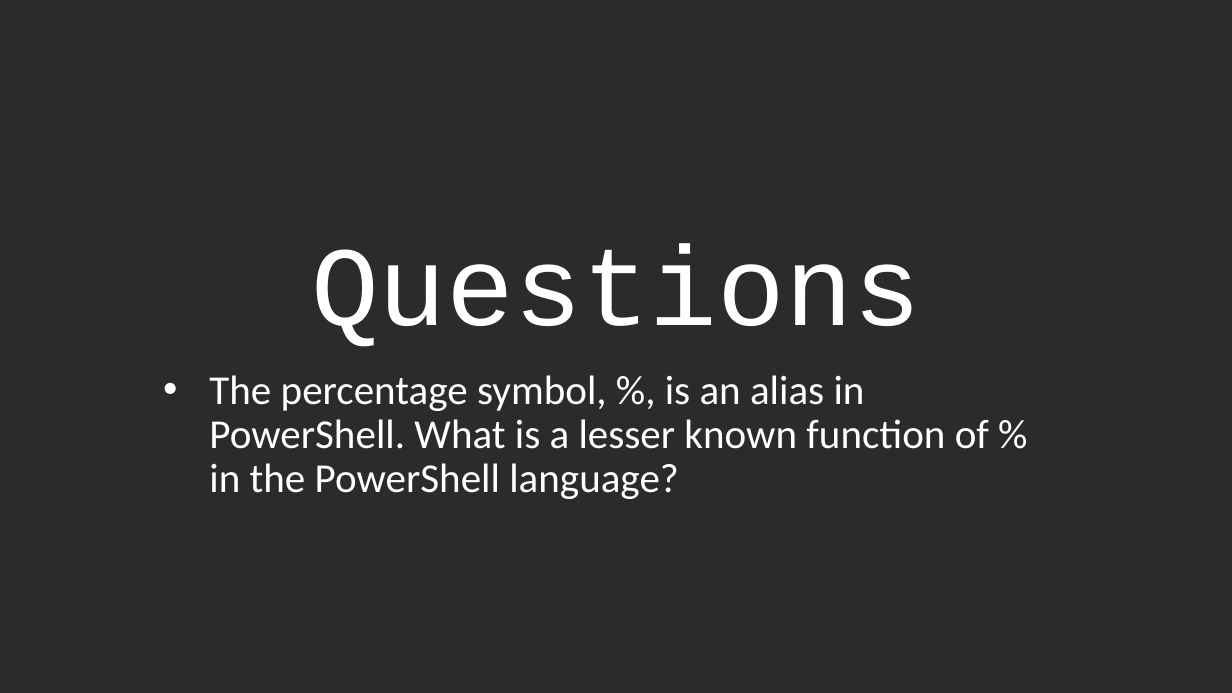
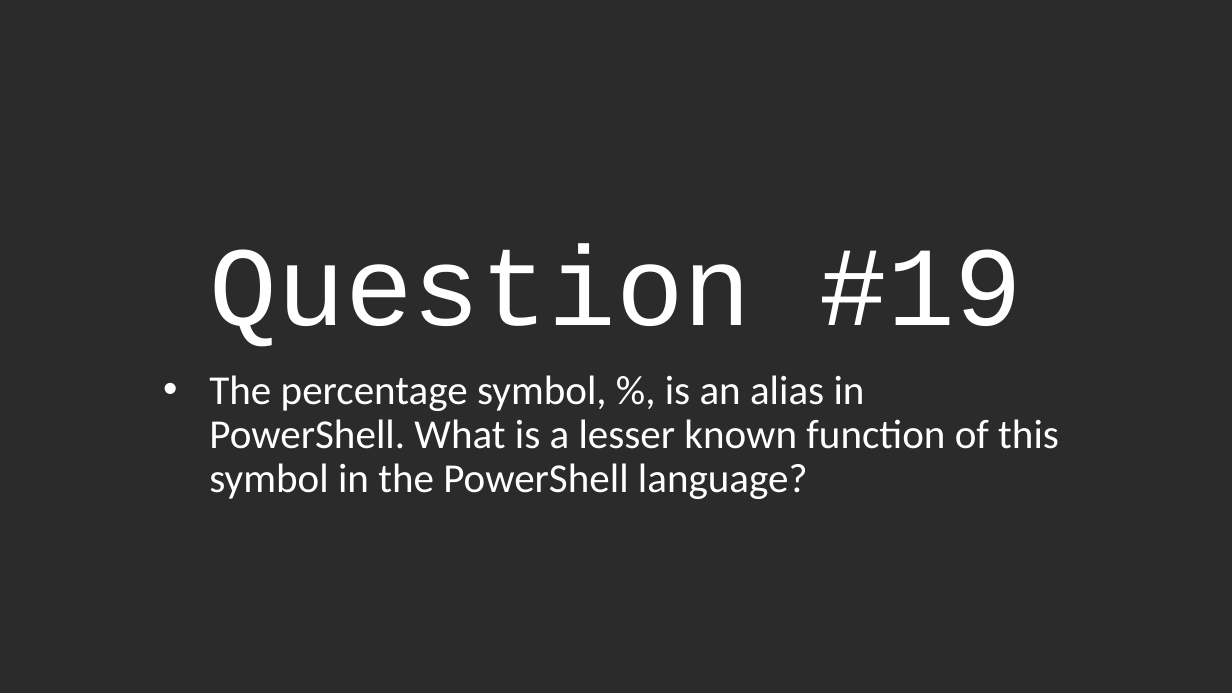
Before and after one commit to jaapbrasser/Events, a slide deck: slide 24 of DuPSuG_PowerShell_Saturday_2016_05_21/PowerQuiz/PowerQuiz.pptx. Drawn at 1232x693 pixels with LibreOffice and Linux fonts; fonts in the diff are those of the drawing; background and template pictures are left out; a plain dark background stands for a picture behind light text. Boxes give left, top, right and bottom in pixels: in the first picture for what was removed or moved away, otherwise in the second. Text is boxed around its words. In the diff, an @@ line names an element or a change of style, - is before the commit and + after.

Commit message:
Added the PowerQuiz answer sheet to the repo and updated pptx

```diff
--- a/DuPSuG_PowerShell_Saturday_2016_05_21/PowerQuiz/PowerQuiz.pptx
+++ b/DuPSuG_PowerShell_Saturday_2016_05_21/PowerQuiz/PowerQuiz.pptx
@@ title at box(210, 244, 1022, 347): text changed @@
-Questions
+Question #19
@@ subtitle at box(209, 375, 1059, 499): text changed @@
-• The percentage symbol, %, is an alias in PowerShell. What is a lesser known function of % in the PowerShell language?
+• The percentage symbol, %, is an alias in PowerShell. What is a lesser known function of this symbol in the PowerShell language?
```
Also in this commit, not shown: 21 other slides changed, 1 other file.
